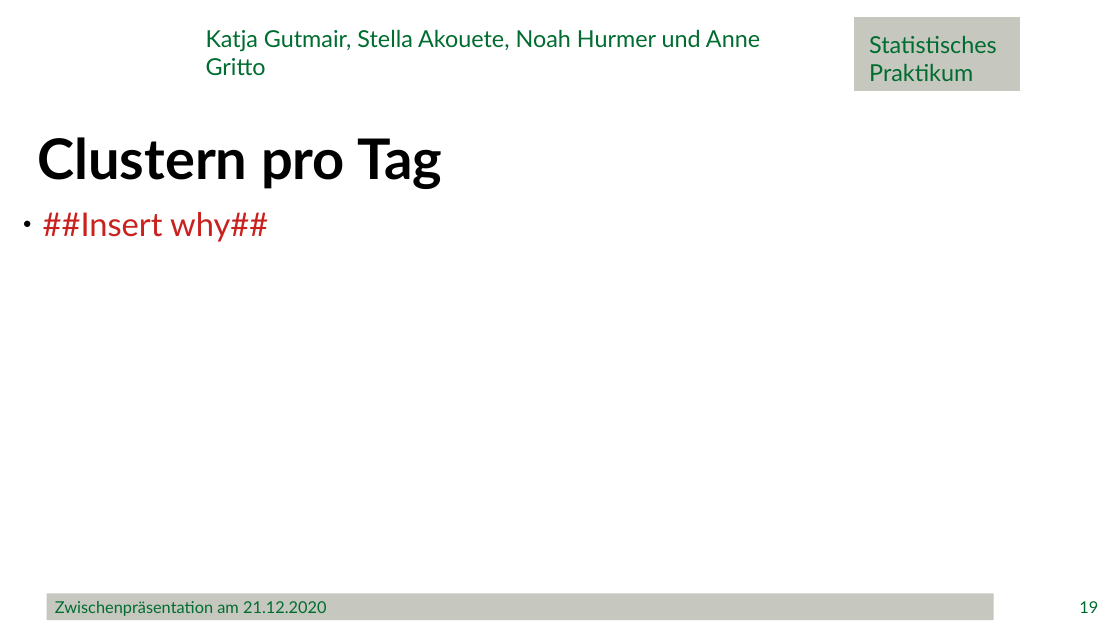
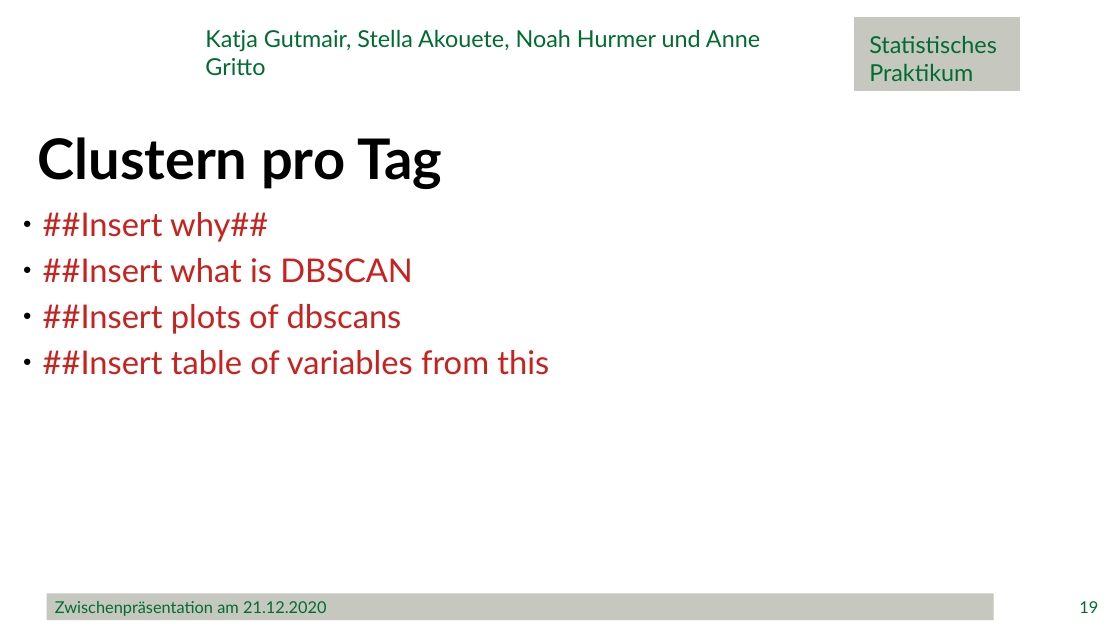
Before and after one commit to minimops/weatherFrog, a slide deck: slide 19 of ppt/Zwischenpraesentation_v1.1.pptx. Drawn at 1120x630 pixels with LibreOffice and Linux fonts; fonts in the diff are those of the drawing; background and template pictures are left out. Boxes give left, top, right and bottom in pixels: in the first picture for what was removed or moved away, otherwise in the second. Text is boxed around its words. In the diff, an @@ line names an element or a change of style, - is before the commit and + after.

Commit message:
small update

```diff
--- a/ppt/Zwischenpraesentation_v1.1.pptx
+++ b/ppt/Zwischenpraesentation_v1.1.pptx
@@ text at (43,258,549,375): paragraphs added @@
+● ##Insert what is DBSCAN
+● ##Insert plots of dbscans
+● ##Insert table of variables from this
```
Also in this commit, not shown: 1 other slide changed.
